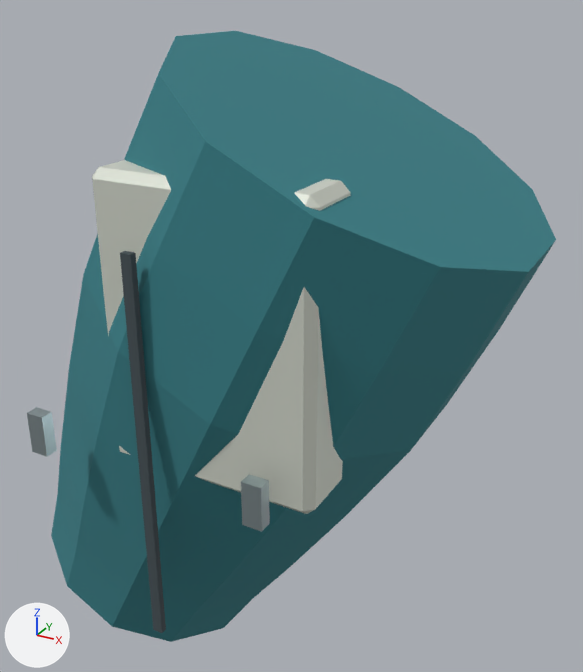
Two versions of the glTF model Resource/Export/Modules/Outfit_Explorer_Female_Heavy_Sleeve_R.glb, one commit apart.
Camera for both pictures: a 50 mm lens placed at (-0.07, -0.321, 1.491), pointed at (-0.252, 0.012, 1.325). The axes (+X, +Y, +Z) are drawn at lower left. The lights are the same throughout. The first picture is the older version. Vertices at exactly the same position are counted once.

In view in the first picture: 'Outfit_Explorer_Female_Heavy_Sleeve_R'.
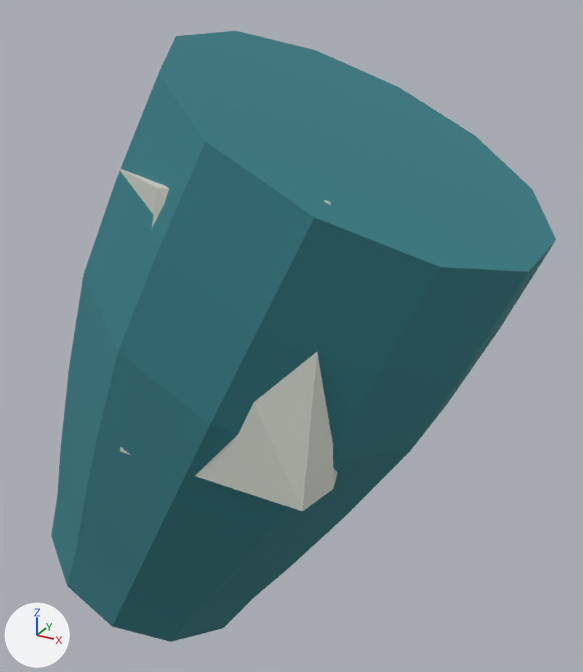
Patch to the scene script:
```diff
--- a/Resource/Export/Modules/Outfit_Explorer_Female_Heavy_Sleeve_R.glb.py
+++ b/Resource/Export/Modules/Outfit_Explorer_Female_Heavy_Sleeve_R.glb.py
@@ me_outfit_explorer_female_heavy_sleeve_r_mesh_001 @@
 # used by ob_outfit_explorer_female_heavy_sleeve_r; location = (0.0, 0.0, 0.0)
-me_outfit_explorer_female_heavy_sleeve_r_mesh_001.from_pydata(...)  # 132 vertices, 244 faces; spans x -0.398..-0.131, y -0.101..0.092, z 1.141..1.47
+me_outfit_explorer_female_heavy_sleeve_r_mesh_001.from_pydata(...)  # 96 vertices, 184 faces; spans x -0.398..-0.131, y -0.092..0.092, z 1.141..1.47
+# me_outfit_explorer_female_heavy_sleeve_r_mesh_001 part 1: the loose piece of 8 vertices spanning x -0.325..-0.316, y -0.101..-0.095, z 1.295..1.315 is deleted
+# me_outfit_explorer_female_heavy_sleeve_r_mesh_001 part 2: the loose piece of 8 vertices spanning x -0.213..-0.204, y -0.101..-0.095, z 1.295..1.315 is deleted
+# me_outfit_explorer_female_heavy_sleeve_r_mesh_001 part 3: the loose piece of 8 vertices spanning x -0.267..-0.262, y -0.096..-0.093, z 1.213..1.397 is deleted
+# me_outfit_explorer_female_heavy_sleeve_r_mesh_001 part 4
+# 15 vertices are removed from x -0.29..-0.19, y -0.086..-0.054, z 1.295..1.425
+# 40 faces are deleted
+# 5 vertices move within x -0.29..-0.19, y -0.086..-0.054, z 1.299..1.421
+# 3 vertices are added at (-0.24, -0.07, 1.295), (-0.24, -0.07, 1.425), (-0.19, -0.066, 1.299)
+# 16 new faces join them, mat_ceramic (light grey #d4d8cd)
 me_outfit_explorer_female_heavy_sleeve_r_mesh_001.materials.append(mat_cloth_teal)
 me_outfit_explorer_female_heavy_sleeve_r_mesh_001.materials.append(mat_ceramic)
-me_outfit_explorer_female_heavy_sleeve_r_mesh_001.materials.append(mat_fabric_seam)  # greyish blue #424d52
-me_outfit_explorer_female_heavy_sleeve_r_mesh_001.materials.append(mat_fastener_titanium)  # grey #a8b6ba
```

Pixel boxes [x1, y1, x2, y2] of what changed, in the pictures (583 x 672 px):
'Outfit_Explorer_Female_Heavy_Sleeve_R', reshaped
    before: [27, 31, 556, 642]
    after: [51, 31, 556, 642]
part 1 of me_outfit_explorer_female_heavy_sleeve_r_mesh_001, deleted
    before: [27, 407, 57, 457]
part 2 of me_outfit_explorer_female_heavy_sleeve_r_mesh_001, deleted
    before: [241, 474, 270, 532]
part 3 of me_outfit_explorer_female_heavy_sleeve_r_mesh_001, deleted
    before: [120, 251, 166, 633]
part 4 of me_outfit_explorer_female_heavy_sleeve_r_mesh_001, cut back
    before: [92, 160, 351, 514]
    after: [119, 168, 338, 511]
